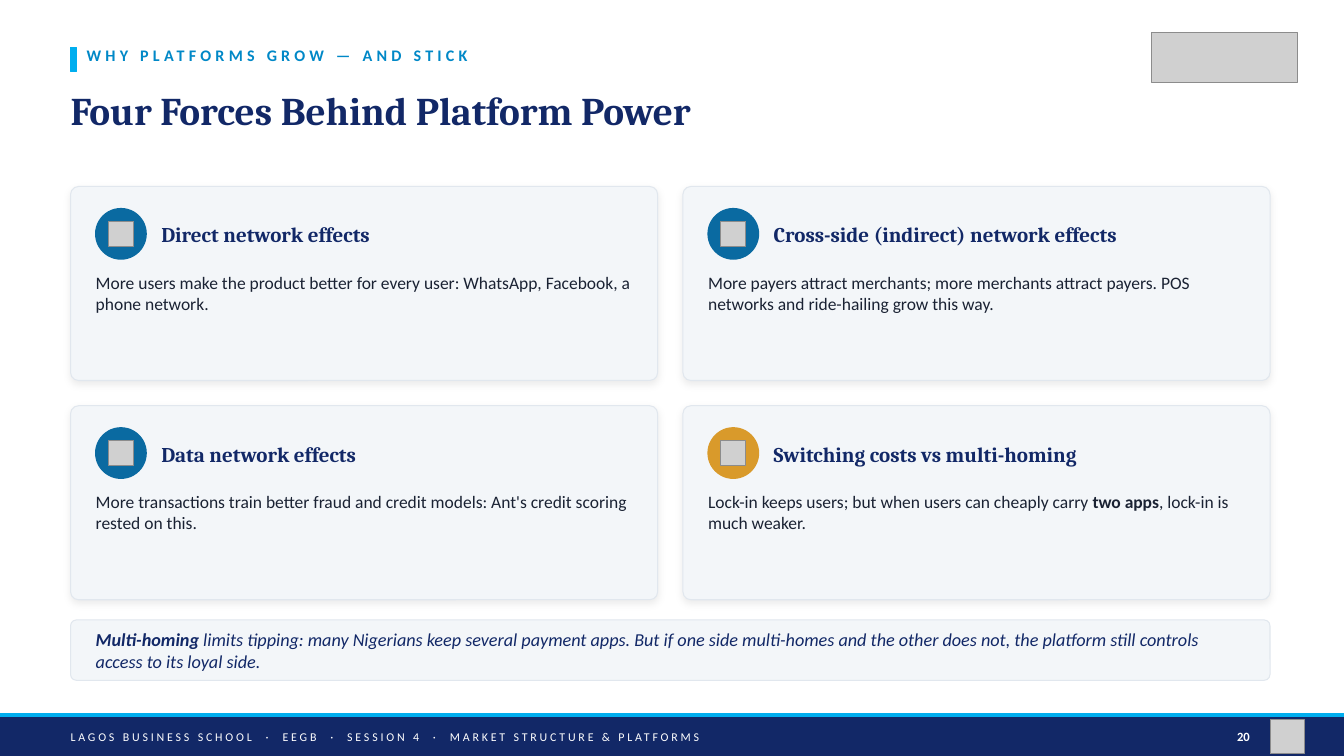
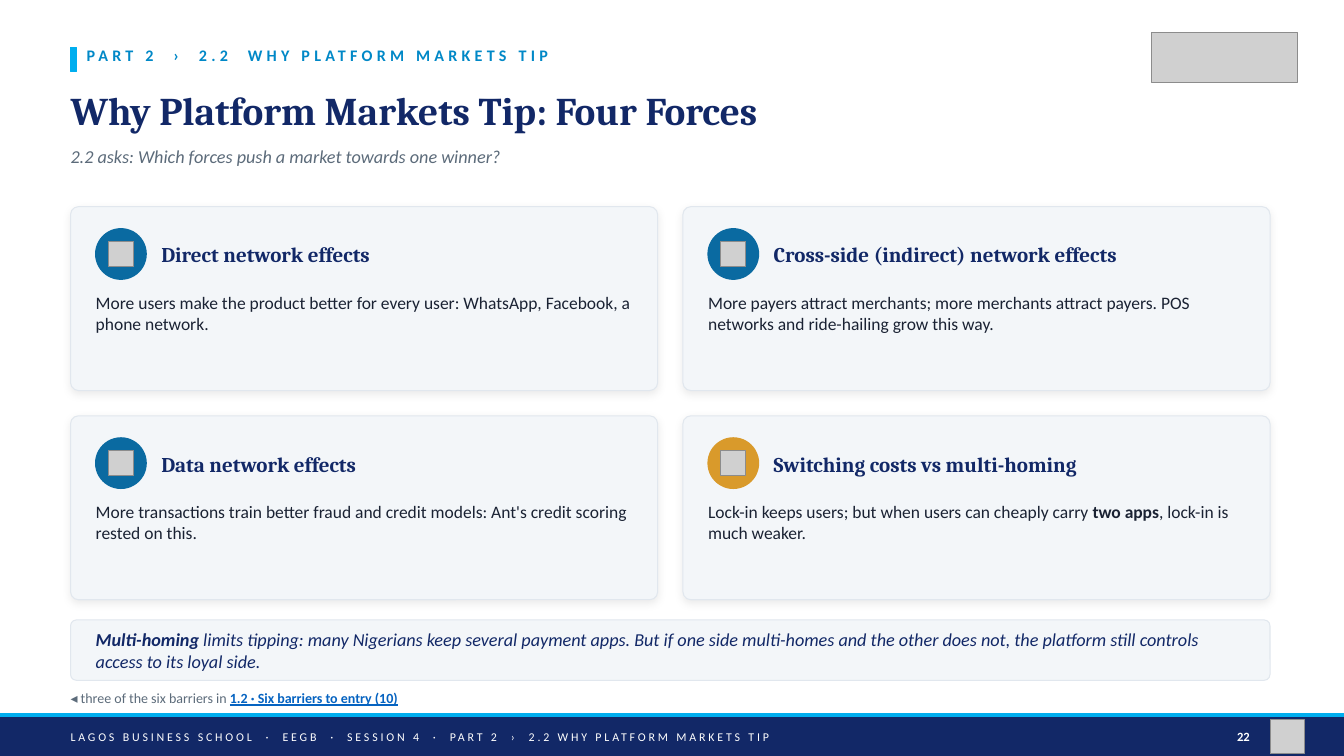
Before and after one commit to adibongo/eegb, a slide deck: slide 22 of sessions/s04/slides/EEGB_S04_Market_Structure_Platforms_Competition_Policy.pptx (slide 20 before the commit). Drawn at 1344x756 pixels with LibreOffice and Linux fonts; fonts in the diff are those of the drawing; grey boxes stand for pictures. Boxes give left, top, right and bottom in pixels: in the first picture for what was removed or moved away, otherwise in the second. Text is boxed around its words. In the diff, an @@ line names an element or a change of style, - is before the commit and + after.

```diff
--- a/sessions/s04/slides/EEGB_S04_Market_Structure_Platforms_Competition_Policy.pptx
+++ b/sessions/s04/slides/EEGB_S04_Market_Structure_Platforms_Competition_Policy.pptx
@@ text at box(145, 50, 228, 61): text changed @@
-WHY PLATFORMS GROW — AND STICK
+PART 2 › 2.2 WHY PLATFORM MARKETS TIP
@@ text at box(71, 97, 758, 134): text changed @@
-Four Forces Behind Platform Power
+Why Platform Markets Tip: Four Forces
@@ text added at box(71, 150, 500, 166), 13 pt, text #5C6B7A, italic @@
+2.2 asks: Which forces push a market towards one winner?
@@ rounded rectangle: place and size @@
-rounded rectangle at box(71, 187, 658, 381)
+rounded rectangle at box(71, 207, 658, 390)
@@ proportions changed in 4 elements at box(71, 415, 658, 599), box(684, 415, 1271, 599), box(71, 207, 658, 390), box(684, 207, 1271, 390) @@
@@ rounded rectangle: place and size @@
-rounded rectangle at box(684, 187, 1271, 381)
+rounded rectangle at box(684, 207, 1271, 390)
@@ 2 pictures, 2 texts, 2 ellipses: place and size @@
-2 pictures, 2 texts, 2 ellipses at box(96, 209, 1117, 259)
+2 pictures, 2 texts, 2 ellipses at box(96, 229, 1117, 279)
@@ text "More users make the product ...": place and size @@
-text "More users make the product ..." at box(96, 277, 630, 313)
+text "More users make the product ..." at box(96, 297, 630, 333)
@@ text "More payers attract merchants; more ...": place and size @@
-text "More payers attract merchants; more ..." at box(708, 277, 1190, 313)
+text "More payers attract merchants; more ..." at box(708, 297, 1190, 333)
@@ rounded rectangle: place and size @@
-rounded rectangle at box(71, 406, 658, 601)
+rounded rectangle at box(71, 415, 658, 599)
@@ rounded rectangle: place and size @@
-rounded rectangle at box(684, 406, 1271, 601)
+rounded rectangle at box(684, 415, 1271, 599)
@@ 2 pictures, 2 texts, 2 ellipses: place and size @@
-2 pictures, 2 texts, 2 ellipses at box(96, 429, 1077, 479)
+2 pictures, 2 texts, 2 ellipses at box(96, 438, 1077, 488)
@@ text "More transactions train better fraud ...": place and size @@
-text "More transactions train better fraud ..." at box(96, 496, 627, 529)
+text "More transactions train better fraud ..." at box(96, 506, 627, 539)
@@ text "Lock-in keeps users; but when ...": place and size @@
-text "Lock-in keeps users; but when ..." at box(708, 496, 1229, 529)
+text "Lock-in keeps users; but when ..." at box(708, 506, 1229, 539)
@@ text added at box(81, 693, 398, 706), 10 pt, text #0563C1, bold, underline @@
+◂ three of the six barriers in 1.2 · Six barriers to entry (10)
@@ text at box(71, 733, 549, 741): text changed @@
-LAGOS BUSINESS SCHOOL · EEGB · SESSION 4 · MARKET STRUCTURE & PLATFORMS
+LAGOS BUSINESS SCHOOL · EEGB · SESSION 4 · PART 2 › 2.2 WHY PLATFORM MARKETS TIP
@@ text at box(1237, 732, 1250, 741): text changed @@
-20
+22
```
Also in this commit, not shown: 38 other slides changed, 2 slides added, 1 slide removed, 11 other files.
